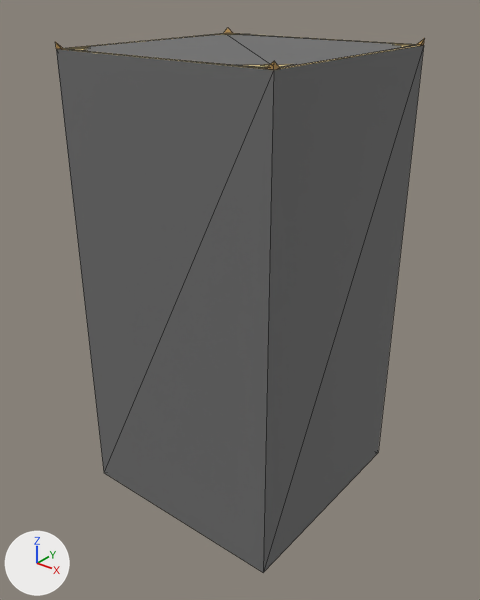
The FBX model assets/models/TILE_EMPTY.FBX as it was, and as the next commit left it.
Rendered twice from a camera (50 mm lens) standing at (1.68, -2.13, 0.24) and looking at (0.01, -0.04, -1.06). Lighting does not change. The marker at lower left points along +X, +Y and +Z. The older version comes first. Mesh edges are drawn as thin lines. Where no turn or scale is listed for an object, it has been applied to the vertices. Vertices at exactly the same position are counted once.

In view in the first picture: 'GRID_TILE_EMPTY'.
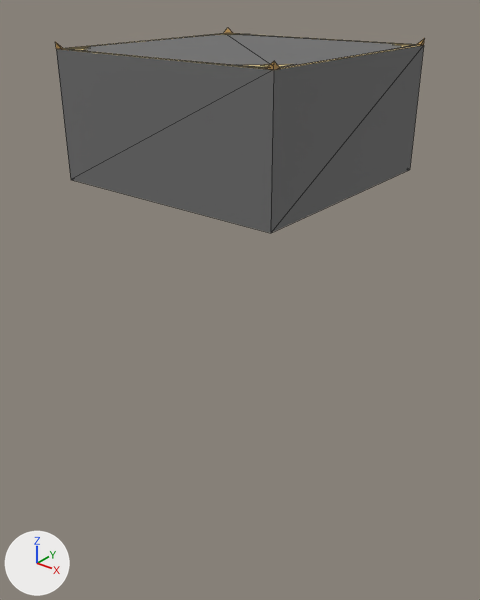
What changed in the scene script:
```text
Change me_grid_tile_empty_ncl1_1:
    used by ob_grid_tile_empty; location = (0.0, 0.0, 0.0)
    before: 56 (-0.5, 0.5, -2.0), 57 (-0.5, -0.5, -2.0) at pixel (103, 472), 58 (0.5, -0.5, -2.0) at pixel (263, 572), 59 (0.5, 0.5, -2.0) at pixel (378, 452)
    remove me_grid_tile_empty_ncl1_1.from_pydata(...)  # 60 vertices, 60 faces; spans x -0.5..0.5, y -0.5..0.5, z -2.0..0.03
    add me_grid_tile_empty_ncl1_1.from_pydata(...)  # 60 vertices, 60 faces; spans x -0.5..0.5, y -0.5..0.5, z -0.5..0.03
    me_grid_tile_empty_ncl1_1 part 1
    add for i in [*range(56, 60)]: me_grid_tile_empty_ncl1_1.vertices[i].co += Vector((0.0, 0.0, 1.5))
```

What differs and where, as boxes (x1, y1, x2, y2) in the pictures (480 x 600 px; the box of a moved part takes in the faces that stretch with it):
'GRID_TILE_EMPTY', reshaped (62% shorter): before (55, 28, 425, 573); after (55, 28, 425, 233)
part 1 of me_grid_tile_empty_ncl1_1, moved or reshaped: before (56, 45, 424, 573); after (56, 45, 424, 233)
